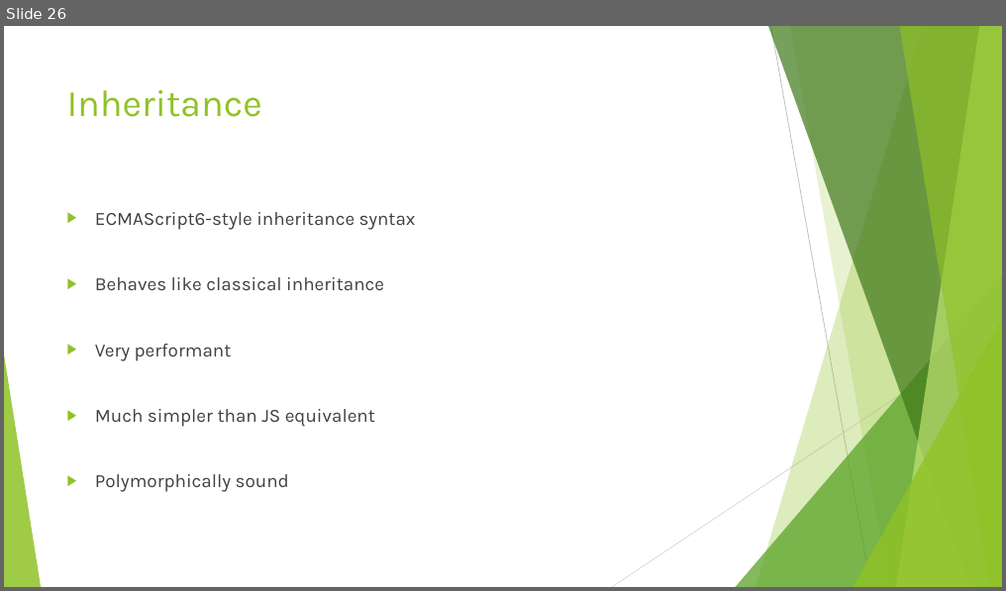
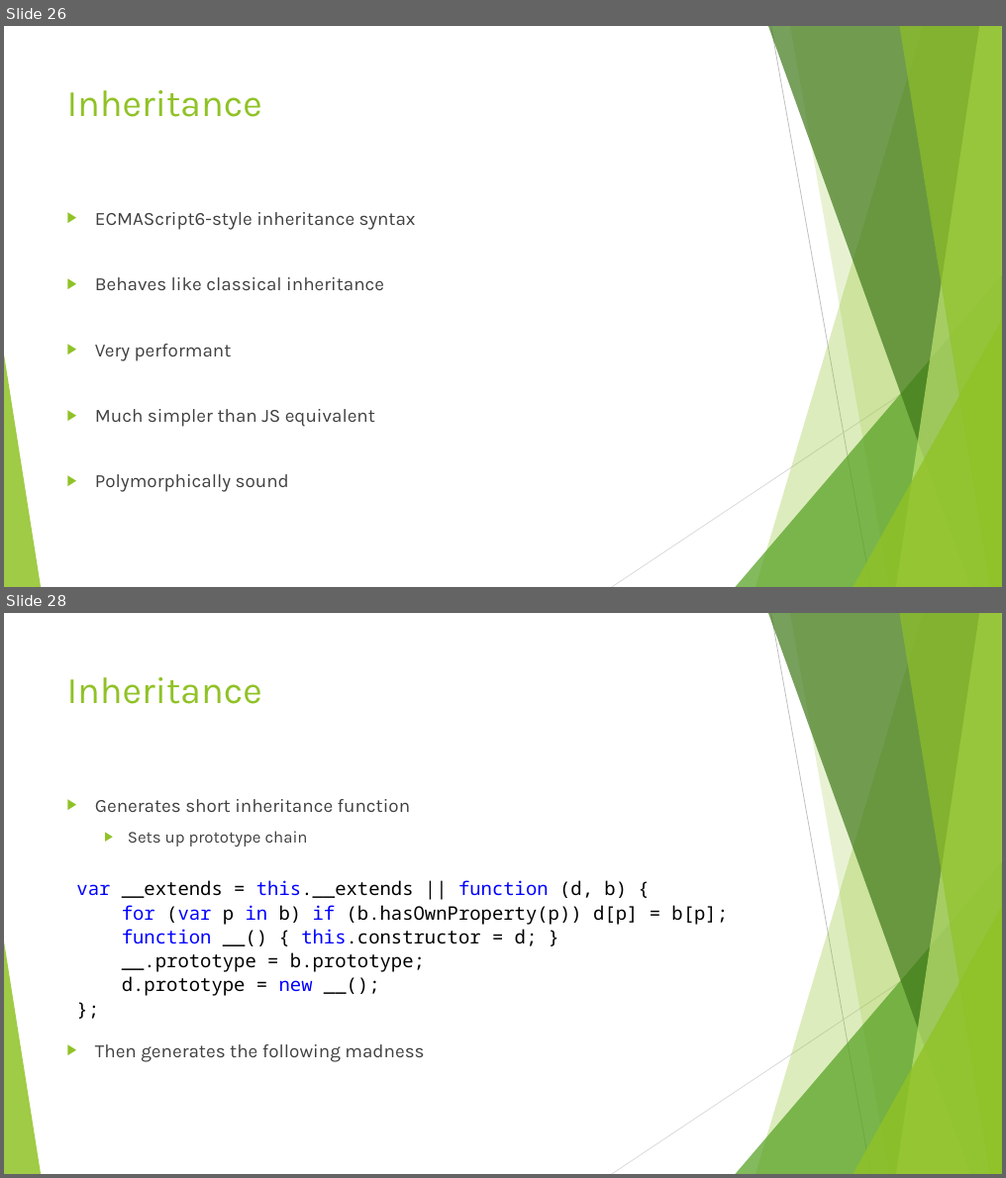
Before and after one commit to dflor003/typescript-fundamentals, a slide deck: Presentation/TypeScriptFundamentals.pptx. Shown one above the other, each under a label of ours: slide 26 before the commit, slides 26 and 28 after it; the slides between them are not shown. The pictures are 1006x591 and 1006x1178 pixels, drawn with LibreOffice and Linux fonts; fonts in the diff are those of the drawing. Boxes give left, top, right and bottom in pixels: in the first picture for what was removed or moved away, otherwise in the second. Text is boxed around its words. In the diff, an @@ line names an element or a change of style, - is before the commit and + after.

Commit message:
DanilF: Added inheritance section.

```diff
--- a/Presentation/TypeScriptFundamentals.pptx
+++ b/Presentation/TypeScriptFundamentals.pptx
@@ slide 28 added at (4, 613, 1002, 1174), background #FFFFFF; not listed: 10 template elements that a slide beside it also shows @@
@@ title added at (67, 677, 262, 704), 36 pt, text #90C226 @@
+Inheritance
@@ text added at (95, 799, 424, 1062), 18 pt, text #404040 @@
+▶ Generates short inheritance function
+  ▶ Sets up prototype chain
+▶ Then generates the following madness
@@ text added at (76, 880, 728, 996), 18 pt, text #000000 @@
+var __extends = this.__extends || function (d, b) {
+for (var p in b) if (b.hasOwnProperty(p)) d[p] = b[p];
+function __() { this.constructor = d; }
+__.prototype = b.prototype;
+d.prototype = new __();
+};
```
Also in this commit, not shown: 4 other slides added, 1 slide removed, 4 other files.
